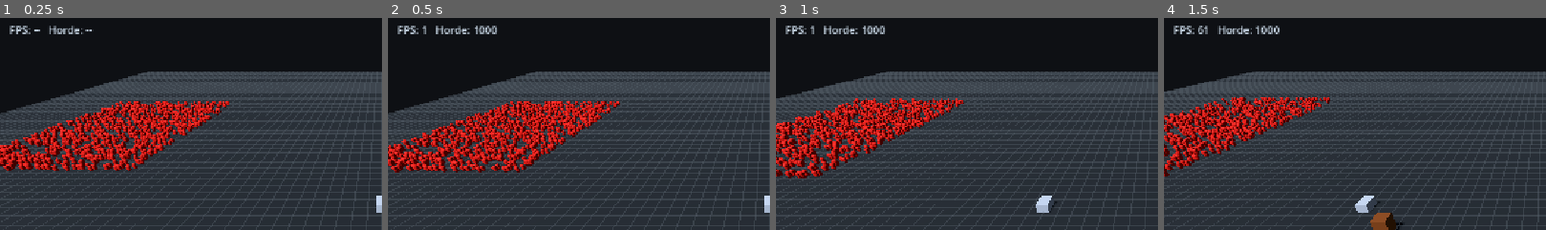
Above: before the commit, frames 1-4 (left to right).
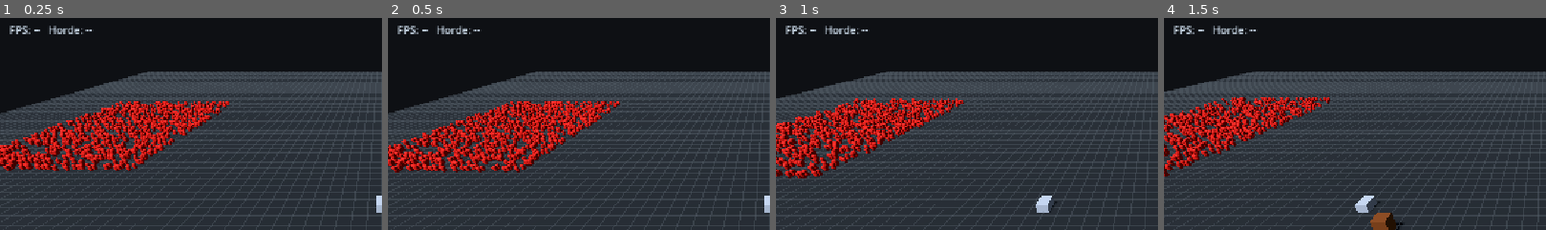
Above: after the commit, the same moments.

Repository: CaptainTiki/HordeLab
Game: Godot game, scene res://scenes/main.tscn
Two runs of this game, one before a commit and one after it. Both use one fixed random seed, a clock stepped at 60 frames per second and the inputs below.
Inputs (mouse positions are % of the whole screen's width and height, from its top left):
- Up to frame 1 (0.25 s): no input
- Up to frame 2 (0.5 s): no input
- Up to frame 3 (1 s): tap Enter at 0.5 s; move the mouse to (72, 44) at 0.52 s; hold D from 0.53 s (still down); tap B at 0.6 s; click (72, 44) at 0.67 s
- Up to frame 4 (1.5 s): release D at 1.25 s; drag from (30, 54) to (45, 70) at 1.27 s
The pictures show only the part of the screen within x 0-50%, y 4-54%; the shares and areas given below are measured in that part.

Frame 1 is identical in both runs. In frame 2, 0.4% of the frame differs, in the area x 9-29%, y 3-8%; in frame 3, 0.4%; in frame 4, 0.5%, in the area x 9-31%, y 3-8%.
Error after the commit: Invalid access to property or key 'rebuild_in_progress' on a base object of type 'Nil'. (res://scripts/debug_hud.gd:25)

Commit message:
Expand runtime performance debug HUD

Diff:
--- a/scripts/debug_hud.gd
+++ b/scripts/debug_hud.gd
@@ -2,14 +2,34 @@
 class_name DebugHUD
 
 @export var horde_path: NodePath
+@export var flow_field_path: NodePath
 
 @onready var horde: HordeSimulation = get_node(horde_path) as HordeSimulation
+@onready var flow_field: FlowField = get_node(flow_field_path) as FlowField
 
 var update_accumulator: float = 0.0
+var frame_time_accumulator_ms: float = 0.0
+var sampled_frames: int = 0
 
 func _process(delta: float) -> void:
 	update_accumulator += delta
+	frame_time_accumulator_ms += delta * 1000.0
+	sampled_frames += 1
 	if update_accumulator < 0.25:
 		return
+
+	var average_frame_ms: float = 0.0
+	if sampled_frames > 0:
+		average_frame_ms = frame_time_accumulator_ms / float(sampled_frames)
+
+	var flow_state: String = "REBUILD" if flow_field.rebuild_in_progress else "READY"
+	text = "FPS: %d   Frame: %.2f ms   Horde: %d   Flow: %s" % [
+		Engine.get_frames_per_second(),
+		average_frame_ms,
+		horde.agent_count,
+		flow_state,
+	]
+
 	update_accumulator = 0.0
-	text = "FPS: %d   Horde: %d" % [Engine.get_frames_per_second(), horde.agent_count]
+	frame_time_accumulator_ms = 0.0
+	sampled_frames = 0
